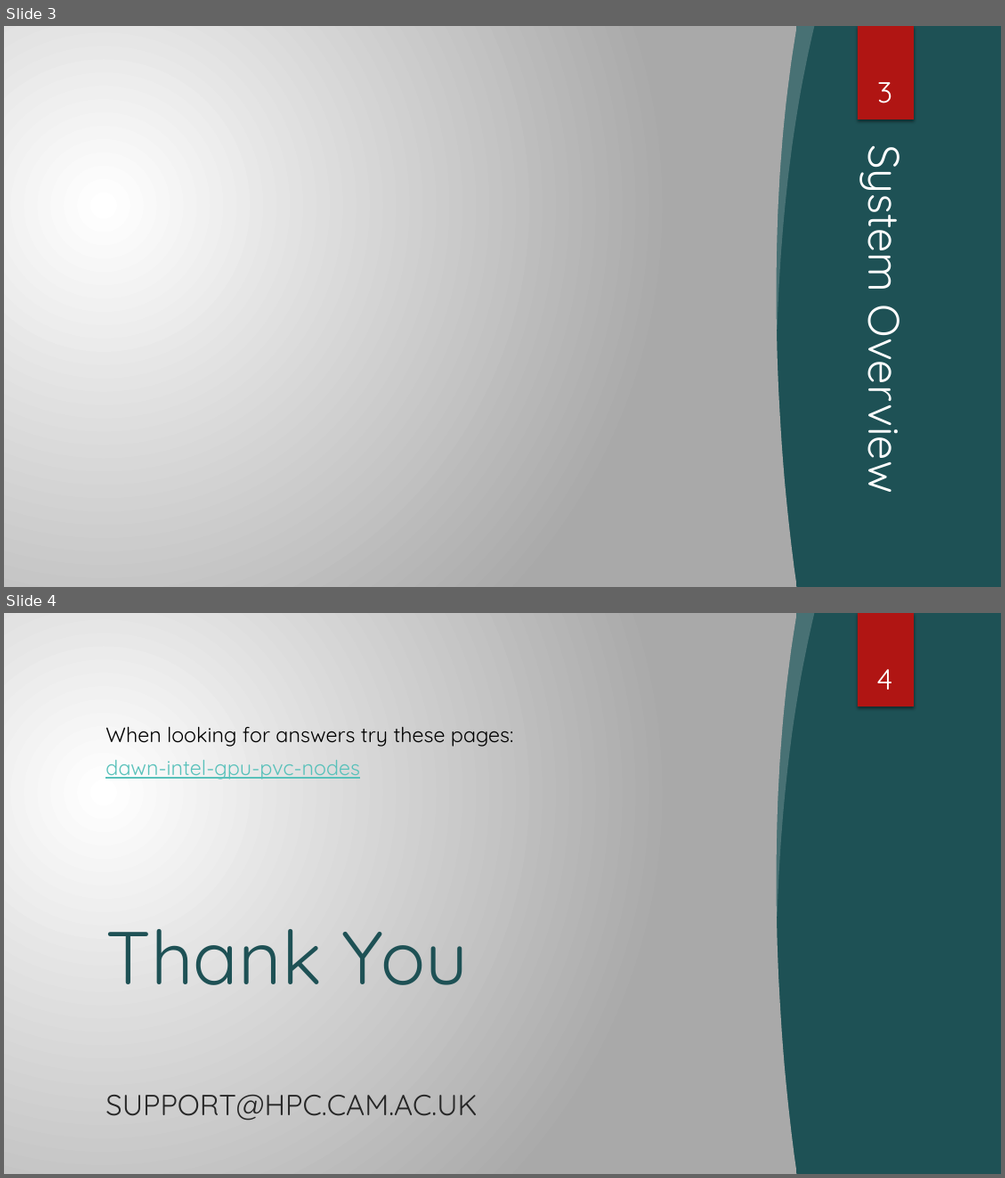
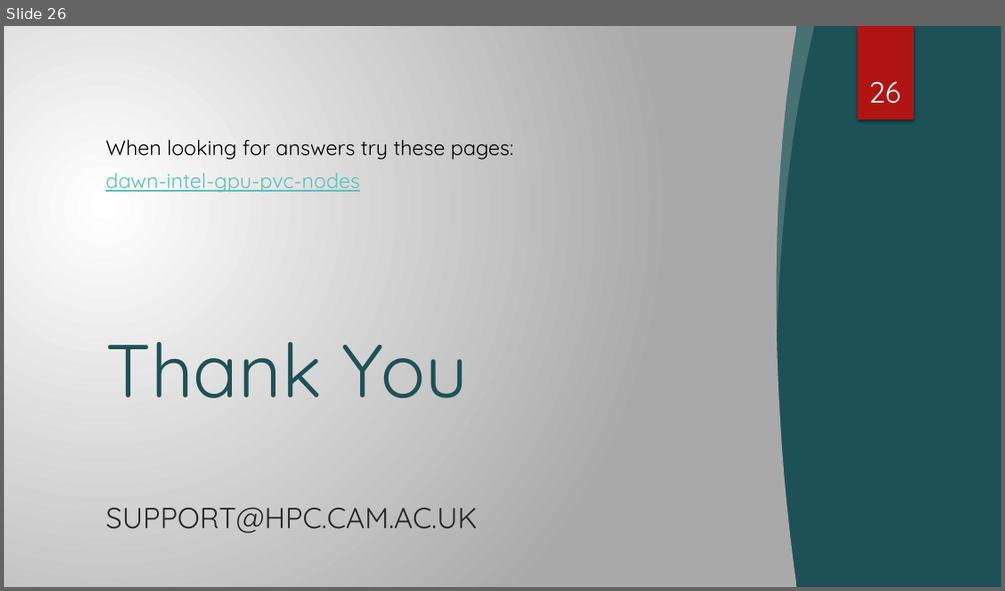
Before and after one commit to RSE-Cambridge/Intro-to-Dawn, a slide deck: Part3-PythonEnvironments/Slides/PyEnvs_onDAWN.pptx. Shown one above the other, each under a label of ours: slides 3 and 4 before the commit, slide 26 after it. The pictures are 1005x1178 and 1005x591 pixels, drawn with LibreOffice and Linux fonts; fonts in the diff are those of the drawing; grey boxes stand for pictures; background and template pictures are left out. Boxes give left, top, right and bottom in pixels: in the first picture for what was removed or moved away, otherwise in the second. Text is boxed around its words. In the diff, an @@ line names an element or a change of style, - is before the commit and + after.

```diff
--- a/Part3-PythonEnvironments/Slides/PyEnvs_onDAWN.pptx
+++ b/Part3-PythonEnvironments/Slides/PyEnvs_onDAWN.pptx
@@ slide 3 removed at <box>4,26,1001,587</box>, background gradient #FFFFFF to #AAAAAA; not listed: 1 template element that a slide beside it also shows @@
@@ rectangle removed at <box>4,26,1001,587</box> @@
@@ freeform shape removed at <box>4,26,797,587</box> @@
@@ picture removed at <box>658,26,789,119</box> @@
@@ freeform shape removed at <box>712,26,1001,408</box> @@
@@ freeform shape removed at <box>769,26,815,329</box> @@
@@ rectangle removed at <box>858,26,914,119</box> @@
@@ page number removed at <box>877,82,892,103</box> @@
-3
@@ title removed at <box>855,159,920,487</box> @@
-System Overview
@@ freeform shape removed at <box>809,164,1001,587</box> @@
@@ picture removed at <box>4,244,334,587</box> @@
@@ picture removed at <box>4,263,128,456</box> @@
@@ picture removed at <box>708,524,789,587</box> @@
@@ what was slide 4 is now slide 26 @@
@@ page number at <box>868,81,900,103</box>: text changed @@
-4
+26
```
Also in this commit, not shown: 2 slides changed, 23 slides added, 8 other files.
